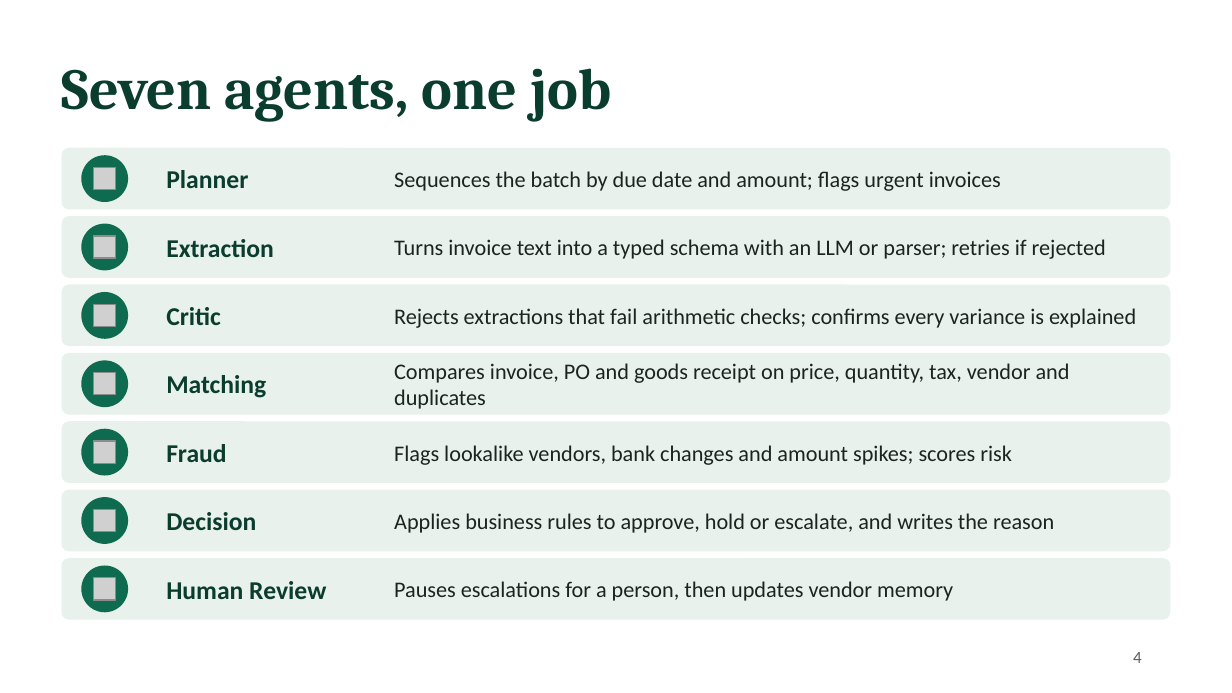
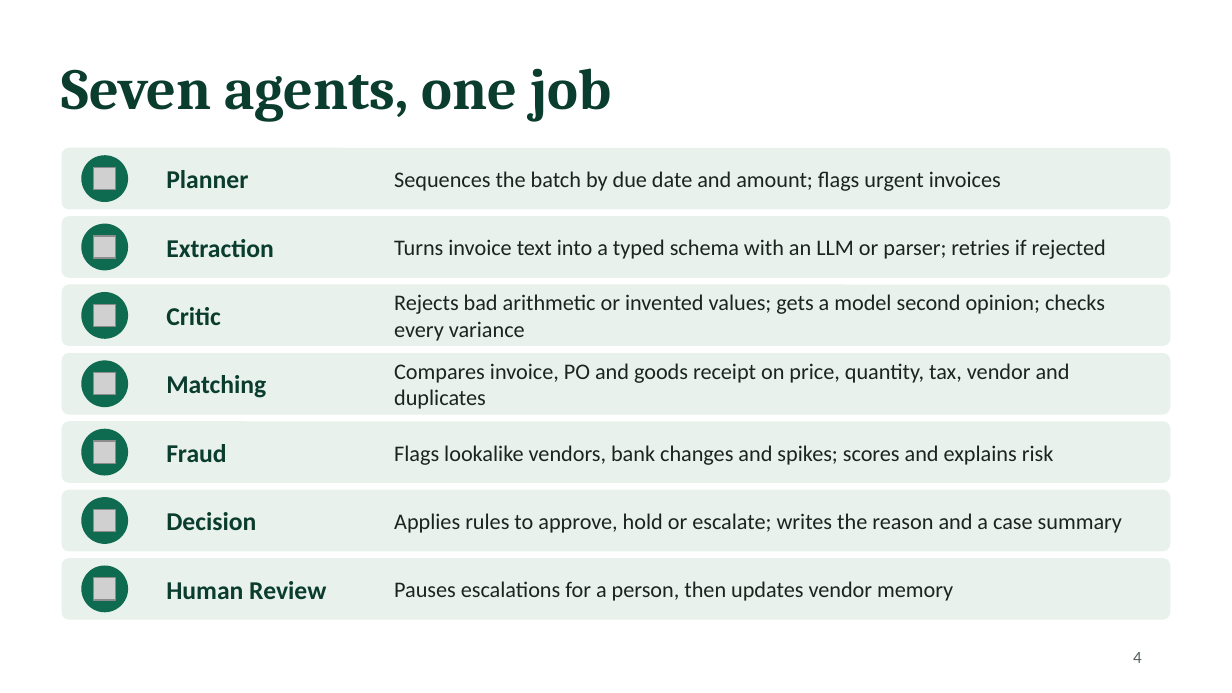
Before and after one commit to Saafalya/invoice_agents, a slide deck: slide 4 of docs/FAAISaafalyaSengupta158.pptx. Drawn at 1232x693 pixels with LibreOffice and Linux fonts; fonts in the diff are those of the drawing; grey boxes stand for pictures. Boxes give left, top, right and bottom in pixels: in the first picture for what was removed or moved away, otherwise in the second. Text is boxed around its words. In the diff, an @@ line names an element or a change of style, - is before the commit and + after.

```diff
--- a/docs/FAAISaafalyaSengupta158.pptx
+++ b/docs/FAAISaafalyaSengupta158.pptx
@@ text at <box>394,294,1105,341</box>: text changed @@
-Rejects extractions that fail arithmetic checks; confirms every variance is explained
+Rejects bad arithmetic or invented values; gets a model second opinion; checks every variance
@@ text at <box>394,445,1054,465</box>: text changed @@
-Flags lookalike vendors, bank changes and amount spikes; scores risk
+Flags lookalike vendors, bank changes and spikes; scores and explains risk
@@ text at <box>394,513,1122,533</box>: text changed @@
-Applies business rules to approve, hold or escalate, and writes the reason
+Applies rules to approve, hold or escalate; writes the reason and a case summary
```
Also in this commit, not shown: 5 other slides changed, 2 slides added, 3 other files.
